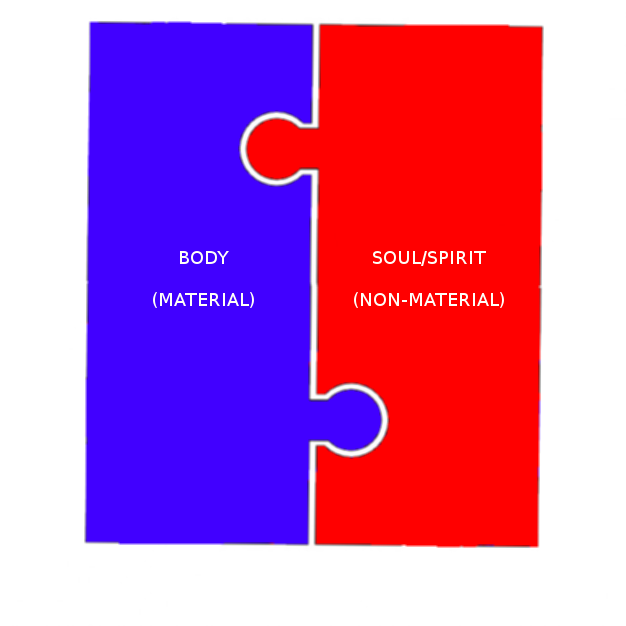
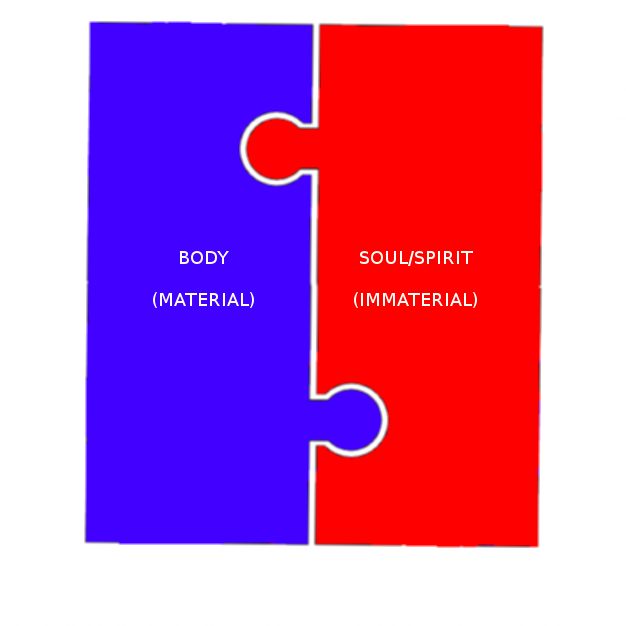
Revision of a layered 626x626 image; what changed, layer by layer:
painted on "SOUL/SPIRIT ..." over [360, 251, 504, 308]
